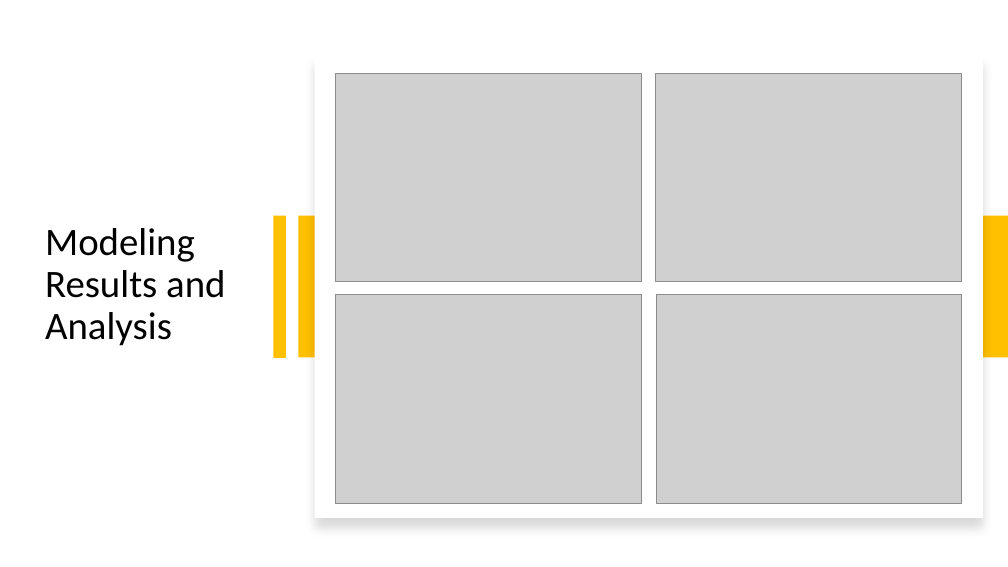
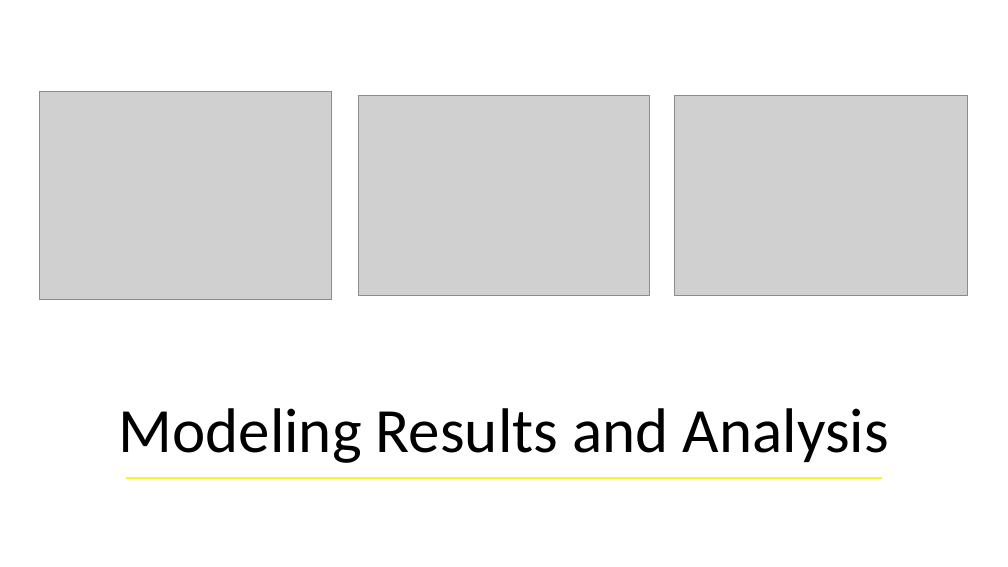
Before and after one commit to jiaqixu/Springboard, a slide deck: slide 7 of Unit6/GuidedCapstone/slide_deck/Big_Mountain_Resort_Presentation.pptx (slide 6 before the commit). Drawn at 1008x567 pixels with LibreOffice and Linux fonts; fonts in the diff are those of the drawing; grey boxes stand for pictures. Boxes give left, top, right and bottom in pixels: in the first picture for what was removed or moved away, otherwise in the second. Text is boxed around its words. In the diff, an @@ line names an element or a change of style, - is before the commit and + after.

```diff
--- a/Unit6/GuidedCapstone/slide_deck/Big_Mountain_Resort_Presentation.pptx
+++ b/Unit6/GuidedCapstone/slide_deck/Big_Mountain_Resort_Presentation.pptx
@@ rectangle removed at box(315, 55, 983, 518) @@
@@ picture removed at box(656, 73, 962, 282) @@
@@ picture added at box(40, 91, 332, 300) @@
@@ picture: place and size @@
-picture at box(336, 73, 641, 282)
+picture at box(358, 96, 650, 295)
@@ picture: place and size @@
-picture at box(336, 295, 641, 504)
+picture at box(675, 95, 969, 296)
@@ rectangle removed at box(273, 216, 286, 358) @@
@@ rectangle removed at box(298, 216, 1008, 358) @@
@@ picture removed at box(656, 295, 962, 504) @@
@@ title "Modeling Results and Analysis": place and size @@
-title "Modeling Results and Analysis" at box(45, 228, 225, 346)
+title "Modeling Results and Analysis" at box(119, 408, 889, 463)
@@ title "Modeling Results and Analysis" at box(119, 408, 889, 463): size 37 to 60 pt; alignment left to centre; vertical alignment middle to bottom @@
@@ line added from (126, 478) to (882, 478), #FDF529 1.5 pt @@
```
Also in this commit, not shown: 1 other slide changed, 1 slide added, 1 other file.
